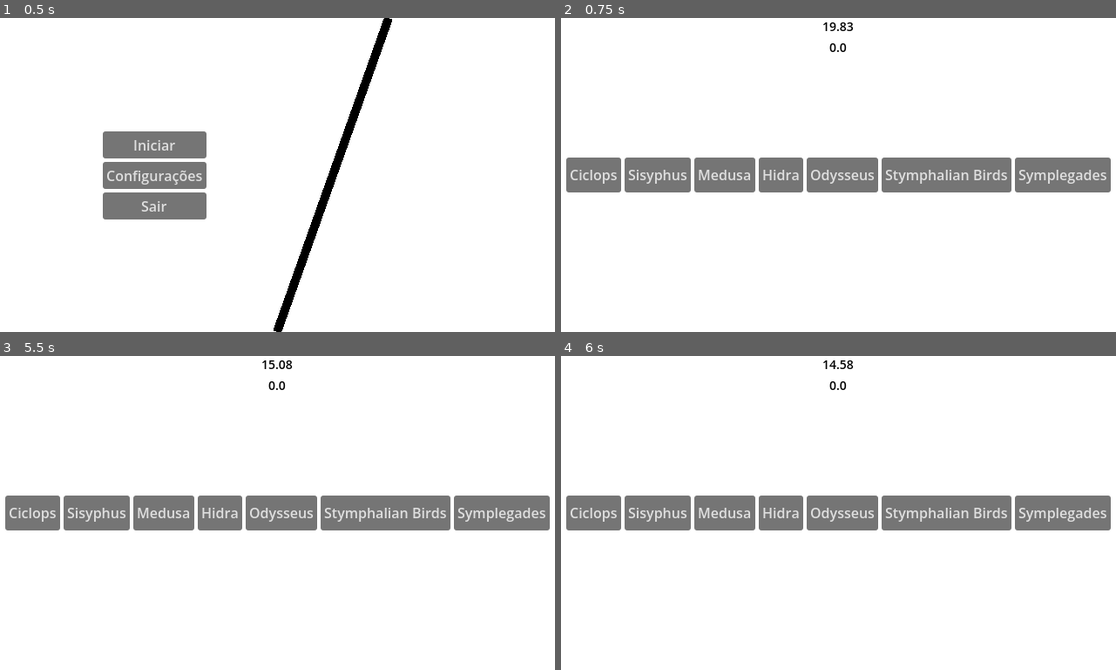
Above: before the commit, frames 1-4 (two rows, left to right).
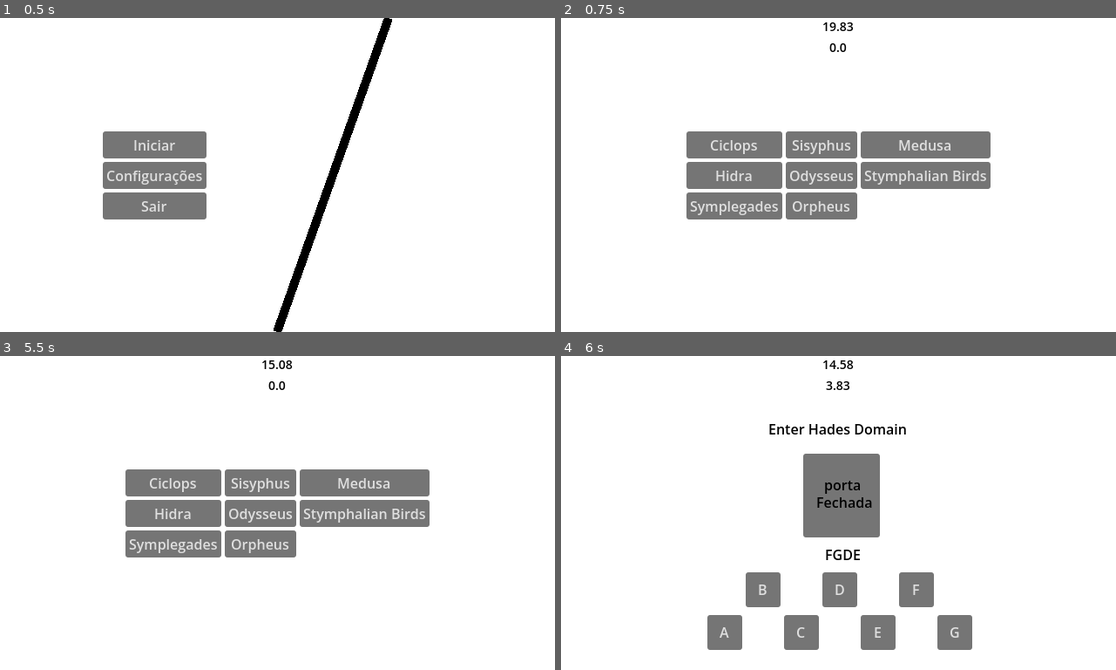
Above: after the commit, the same moments.

Repository: Magistratus-Studio/gmtk
Game: Godot game, scene res://Cenas/minigame_manager_scene.tscn
The game is run twice, just before and just after one commit, with the same random seed, the same clock (stepped at 60 frames per second) and the same inputs. The engine's default icon, where the game draws it, is replaced by a stand-in: a white triangle on a blue panel in a dark square.
Inputs (mouse positions are in pixels of both pictures, inside the frame that each line leads up to):
- Up to frame 1 (0.5 s): no input
- Up to frame 2 (0.75 s): click "Iniciar" at 0.5 s
- Up to frame 3 (5.5 s): click "Ciclops" at 1.25 s; click (277, 600) at 2 s; move the mouse to (399, 497) at 2.77 s; press the mouse at (399, 497) at 2.78 s; move the mouse to (166, 528) at 3.52 s; release the mouse at (166, 528) at 3.53 s; click (166, 528) at 3.6 s; move the mouse to (333, 443) at 4.27 s; press the mouse at (333, 443) at 4.28 s; move the mouse to (249, 575) at 5.02 s; release the mouse at (249, 575) at 5.03 s; click (249, 575) at 5.1 s
- Up to frame 4 (6 s): click (821, 544) at 5.75 s, where only the run after the commit has a clickable "Orpheus"

Frame 1 is identical in both runs. In frame 2, 14% of the frame differs, in the area x 0-100%, y 36-65%; in frame 3, 14%; in frame 4, 17%, in the area x 0-100%, y 8-94%.

Commit message:
feat: minigame do submundo

Diff:
--- /dev/null
+++ b/gmtk/Cenas/Minijogos/Submundo/submundo.gd
@@ -0,0 +1,38 @@
+extends MinigameBase
+
+var vitoria: bool = false
+enum NOTAS {A, B, C, D, E, F, G}
+var senha: Array[int] = []
+var notas_tocadas: Array[int] = []
+
+@export var notas: Label
+@export var teclado: GridContainer
+@export var porta: Label
+
+func iniciar() -> void:
+	super.iniciar()
+
+	for i in 4:
+		senha.append(NOTAS.values().pick_random())
+		notas.text += NOTAS.find_key(senha[i])
+
+	for botao in teclado.get_children():
+		if botao is Button:
+			botao.pressed.connect(_on_botao_pressed.bind(botao))
+
+func verificar_sucesso() -> bool:
+	if vitoria:
+		minigame_concluido.emit(true)
+		return true
+	minigame_concluido.emit(false)
+	return false
+
+func _on_botao_pressed(botao: Button) -> void:
+	if notas_tocadas.size() != senha.size():
+		notas_tocadas.append(NOTAS[botao.name])
+	else:
+		notas_tocadas.pop_front()
+		notas_tocadas.append(NOTAS[botao.name])
+	if notas_tocadas == senha:
+		vitoria = true
+		porta.text = "Aberto"
--- /dev/null
+++ b/gmtk/Cenas/Minijogos/Submundo/submundo.tscn
@@ -0,0 +1,181 @@
+[gd_scene format=3 uid="uid://bd00gh7xx8fsd"]
+
+[ext_resource type="Script" uid="uid://bmrplr7nyn7ev" path="res://Cenas/Minijogos/Submundo/submundo.gd" id="1_ecwns"]
+
+[sub_resource type="LabelSettings" id="LabelSettings_5t187"]
+font_color = Color(0, 0, 0, 1)
+
+[node name="Submundo" type="Control" unique_id=530038715 node_paths=PackedStringArray("notas", "teclado", "porta")]
+layout_mode = 3
+anchors_preset = 15
+anchor_right = 1.0
+anchor_bottom = 1.0
+grow_horizontal = 2
+grow_vertical = 2
+script = ExtResource("1_ecwns")
+notas = NodePath("Notas")
+teclado = NodePath("Teclado")
+porta = NodePath("Panel/Status")
+metadata/_custom_type_script = "uid://brfp8a3wxvhfk"
+
+[node name="Fundo" type="ColorRect" parent="." unique_id=141790886]
+layout_mode = 1
+anchors_preset = 15
+anchor_right = 1.0
+anchor_bottom = 1.0
+grow_horizontal = 2
+grow_vertical = 2
+mouse_filter = 2
+
+[node name="Titulo" type="Label" parent="." unique_id=1616126721]
+layout_mode = 1
+anchors_preset = -1
+anchor_left = -0.0004999995
+anchor_top = 0.2
+anchor_right = 1.0
+anchor_bottom = 0.264
+offset_left = 0.3199997
+offset_bottom = -0.040000916
+text = "Enter Hades Domain"
+label_settings = SubResource("LabelSettings_5t187")
+horizontal_alignment = 1
+metadata/_edit_use_anchors_ = true
+
+[node name="Notas" type="Label" parent="." unique_id=1892936804]
+layout_mode = 1
+anchors_preset = -1
+anchor_left = 0.375
+anchor_top = 0.5997778
+anchor_right = 0.6420001
+anchor_bottom = 0.66377777
+offset_top = 0.0799942
+offset_right = 0.1199646
+offset_bottom = 0.039993286
+label_settings = SubResource("LabelSettings_5t187")
+horizontal_alignment = 1
+metadata/_edit_use_anchors_ = true
+
+[node name="Panel" type="Panel" parent="." unique_id=1442313073]
+layout_mode = 1
+anchors_preset = -1
+anchor_left = 0.46875
+anchor_top = 0.36666667
+anchor_right = 0.54375
+anchor_bottom = 0.5222222
+offset_left = -20.0
+offset_top = -20.0
+offset_right = 20.0
+offset_bottom = 20.0
+grow_horizontal = 2
+grow_vertical = 2
+metadata/_edit_use_anchors_ = true
+
+[node name="Notas3" type="Label" parent="Panel" unique_id=1824217448]
+layout_mode = 1
+anchors_preset = -1
+anchor_left = 0.51704544
+anchor_top = 0.36979166
+anchor_right = 0.51704544
+anchor_bottom = 0.36979166
+offset_left = -21.5
+offset_top = -11.5
+offset_right = 21.5
+offset_bottom = 11.5
+grow_horizontal = 2
+grow_vertical = 2
+text = "porta"
+label_settings = SubResource("LabelSettings_5t187")
+horizontal_alignment = 1
+metadata/_edit_use_anchors_ = true
+
+[node name="Status" type="Label" parent="Panel" unique_id=781060566]
+layout_mode = 1
+anchors_preset = -1
+anchor_left = 0.36363637
+anchor_top = 0.5729167
+anchor_right = 0.70454544
+anchor_bottom = 0.5729167
+offset_left = -16.0
+offset_top = -11.5
+offset_right = 16.0
+offset_bottom = 11.5
+grow_horizontal = 2
+grow_vertical = 2
+text = "Fechada"
+label_settings = SubResource("LabelSettings_5t187")
+horizontal_alignment = 1
+metadata/_edit_use_anchors_ = true
+
+[node name="Teclado" type="GridContainer" parent="." unique_id=516867029]
+layout_mode = 1
+anchors_preset = -1
+anchor_left = 0.296875
+anchor_top = 0.74444443
+anchor_right = 0.709375
+anchor_bottom = 0.88055557
+offset_left = -20.0
+offset_top = -20.0
+offset_right = 20.0
+offset_bottom = 20.0
+grow_horizontal = 2
+grow_vertical = 2
+theme_override_constants/v_separation = 9
+columns = 7
+metadata/_edit_use_anchors_ = true
+
+[node name="Control" type="Control" parent="Teclado" unique_id=201179645]
+layout_mode = 2
+
+[node name="B" type="Button" parent="Teclado" unique_id=1809167705]
+custom_minimum_size = Vector2(40, 40)
+layout_mode = 2
+text = "B"
+
+[node name="Control2" type="Control" parent="Teclado" unique_id=2088045655]
+layout_mode = 2
+
+[node name="D" type="Button" parent="Teclado" unique_id=1943981936]
+custom_minimum_size = Vector2(40, 40)
+layout_mode = 2
+text = "D"
+
+[node name="Control3" type="Control" parent="Teclado" unique_id=1587874264]
+layout_mode = 2
+
+[node name="F" type="Button" parent="Teclado" unique_id=2079652576]
+custom_minimum_size = Vector2(40, 40)
+layout_mode = 2
+text = "F"
+
+[node name="Control4" type="Control" parent="Teclado" unique_id=2132196522]
+layout_mode = 2
+
+[node name="A" type="Button" parent="Teclado" unique_id=533475442]
+custom_minimum_size = Vector2(40, 40)
+layout_mode = 2
+text = "A"
+
+[node name="Control5" type="Control" parent="Teclado" unique_id=535634744]
+layout_mode = 2
+
+[node name="C" type="Button" parent="Teclado" unique_id=947156590]
+custom_minimum_size = Vector2(40, 40)
+layout_mode = 2
+text = "C"
+metadata/_edit_use_anchors_ = true
+
+[node name="Control6" type="Control" parent="Teclado" unique_id=676775582]
+layout_mode = 2
+
+[node name="E" type="Button" parent="Teclado" unique_id=666324286]
+custom_minimum_size = Vector2(40, 40)
+layout_mode = 2
+text = "E"
+
+[node name="Control7" type="Control" parent="Teclado" unique_id=2042659884]
+layout_mode = 2
+
+[node name="G" type="Button" parent="Teclado" unique_id=1928942225]
+custom_minimum_size = Vector2(40, 40)
+layout_mode = 2
+text = "G"
--- a/gmtk/Cenas/seletor_caminho.tscn
+++ b/gmtk/Cenas/seletor_caminho.tscn
@@ -8,6 +8,7 @@
 [ext_resource type="PackedScene" uid="uid://d3sot5xgqkdv8" path="res://Cenas/Minijogos/Arco/arco_odisseu.tscn" id="6_ipbtg"]
 [ext_resource type="PackedScene" uid="uid://bgwj7u2ooc3w3" path="res://Cenas/Minijogos/Aves/aves_estifalo.tscn" id="7_tck4q"]
 [ext_resource type="PackedScene" uid="uid://cmci35ph4i50f" path="res://Cenas/Minijogos/Simplegades/simplegades.tscn" id="8_r37qa"]
+[ext_resource type="PackedScene" uid="uid://bd00gh7xx8fsd" path="res://Cenas/Minijogos/Submundo/submundo.tscn" id="9_iv6lu"]
 
 [node name="SeletorCaminho" type="Control" unique_id=188329596 groups=["seletor"]]
 layout_mode = 3
@@ -24,6 +25,7 @@
 odisseu = ExtResource("6_ipbtg")
 estifalo = ExtResource("7_tck4q")
 simplegades = ExtResource("8_r37qa")
+orfeu = ExtResource("9_iv6lu")
 
 [node name="Fundo" type="ColorRect" parent="." unique_id=155421700]
 layout_mode = 1
@@ -33,7 +35,7 @@
 grow_horizontal = 2
 grow_vertical = 2
 
-[node name="HBoxContainer" type="HBoxContainer" parent="." unique_id=1308282382]
+[node name="HBoxContainer" type="GridContainer" parent="." unique_id=1852231460]
 custom_maximum_size = Vector2(640, -1)
 layout_mode = 1
 anchors_preset = 8
@@ -41,12 +43,13 @@
 anchor_top = 0.5
 anchor_right = 0.5
 anchor_bottom = 0.5
-offset_left = -20.0
-offset_top = -20.0
-offset_right = 20.0
-offset_bottom = 20.0
+offset_left = -174.5
+offset_top = -50.5
+offset_right = 174.5
+offset_bottom = 50.5
 grow_horizontal = 2
 grow_vertical = 2
+columns = 3
 
 [node name="Button" type="Button" parent="HBoxContainer" unique_id=237881189]
 layout_mode = 2
@@ -76,6 +79,10 @@
 layout_mode = 2
 text = "Symplegades"
 
+[node name="Button8" type="Button" parent="HBoxContainer" unique_id=1833868422]
+layout_mode = 2
+text = "Orpheus"
+
 [connection signal="tree_exited" from="." to="." method="_on_tree_exited"]
 [connection signal="pressed" from="HBoxContainer/Button" to="." method="_on_button_pressed"]
 [connection signal="pressed" from="HBoxContainer/Button2" to="." method="_on_button_2_pressed"]
@@ -84,3 +91,4 @@
 [connection signal="pressed" from="HBoxContainer/Button5" to="." method="_on_button_5_pressed"]
 [connection signal="pressed" from="HBoxContainer/Button6" to="." method="_on_button_6_pressed"]
 [connection signal="pressed" from="HBoxContainer/Button7" to="." method="_on_button_7_pressed"]
+[connection signal="pressed" from="HBoxContainer/Button8" to="." method="_on_button_8_pressed"]
--- a/gmtk/Scripts/seletor_caminho.gd
+++ b/gmtk/Scripts/seletor_caminho.gd
@@ -8,6 +8,7 @@
 @export var odisseu: PackedScene
 @export var estifalo: PackedScene
 @export var simplegades: PackedScene
+@export var orfeu: PackedScene
 
 func _on_button_2_pressed() -> void:
 	minigame_selecionado.emit(sisifus)
@@ -29,3 +30,6 @@
 
 func _on_button_7_pressed() -> void:
 	minigame_selecionado.emit(simplegades)
+
+func _on_button_8_pressed() -> void:
+	minigame_selecionado.emit(orfeu)
Not shown, added: gmtk/Cenas/Minijogos/Submundo/submundo.gd.uid
